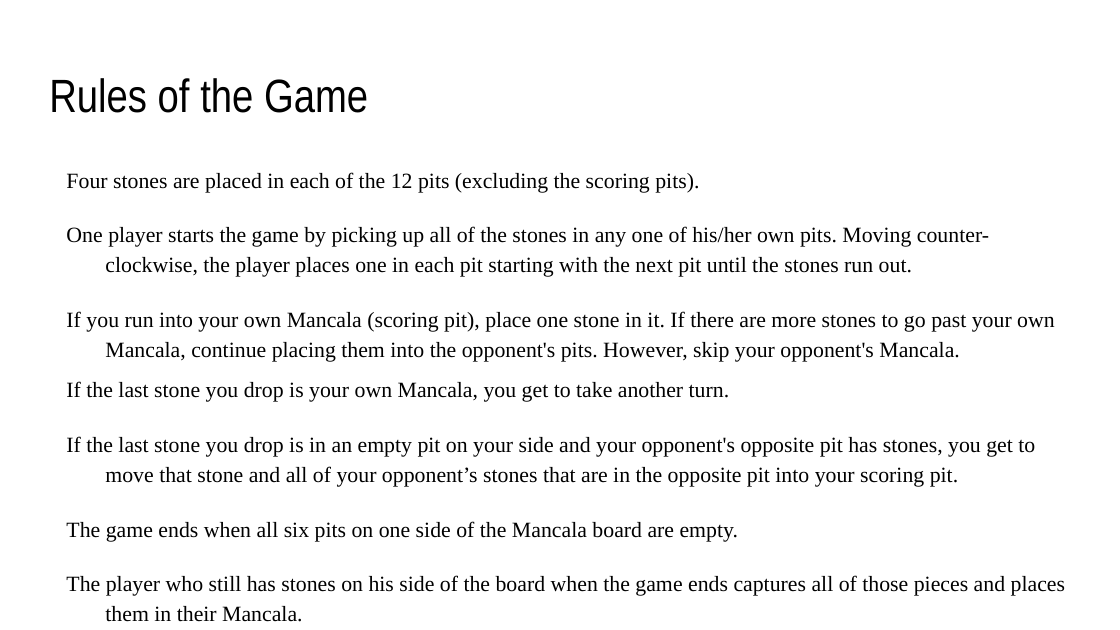
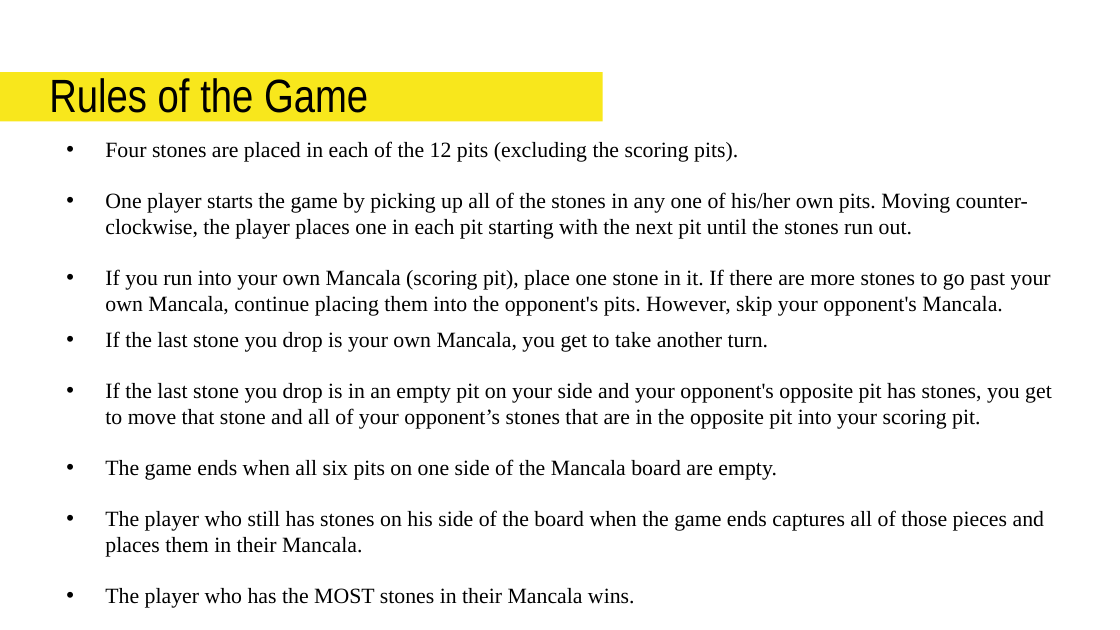
Before and after one commit to AaronStahley/SER215_Project, a slide deck: slide 3 of Presentation/Mancala Presentation.pptx. Drawn at 1120x630 pixels with LibreOffice and Linux fonts; fonts in the diff are those of the drawing. Boxes give left, top, right and bottom in pixels: in the first picture for what was removed or moved away, otherwise in the second. Text is boxed around its words. In the diff, an @@ line names an element or a change of style, - is before the commit and + after.

```diff
--- a/Presentation/Mancala Presentation.pptx
+++ b/Presentation/Mancala Presentation.pptx
@@ rectangle added at (x1=0, y1=73, x2=603, y2=122), fill #F8E71C @@
@@ text "Four stones are placed in ..." moved from (x1=66, y1=172, x2=1065, y2=622) to (x1=105, y1=141, x2=1052, y2=531) @@
@@ text "Four stones are placed in ..." at (x1=105, y1=141, x2=1052, y2=531): bullet none to •; line spacing 1.15 to 1 @@
```
Also in this commit, not shown: 10 other slides changed.
